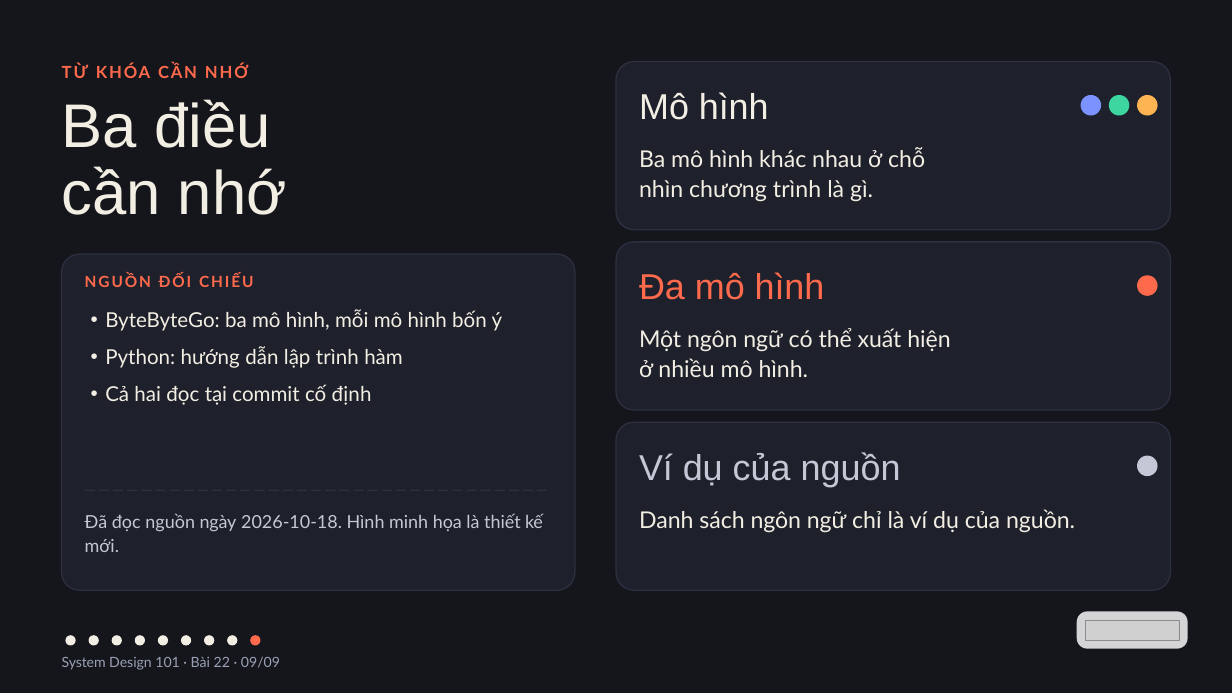
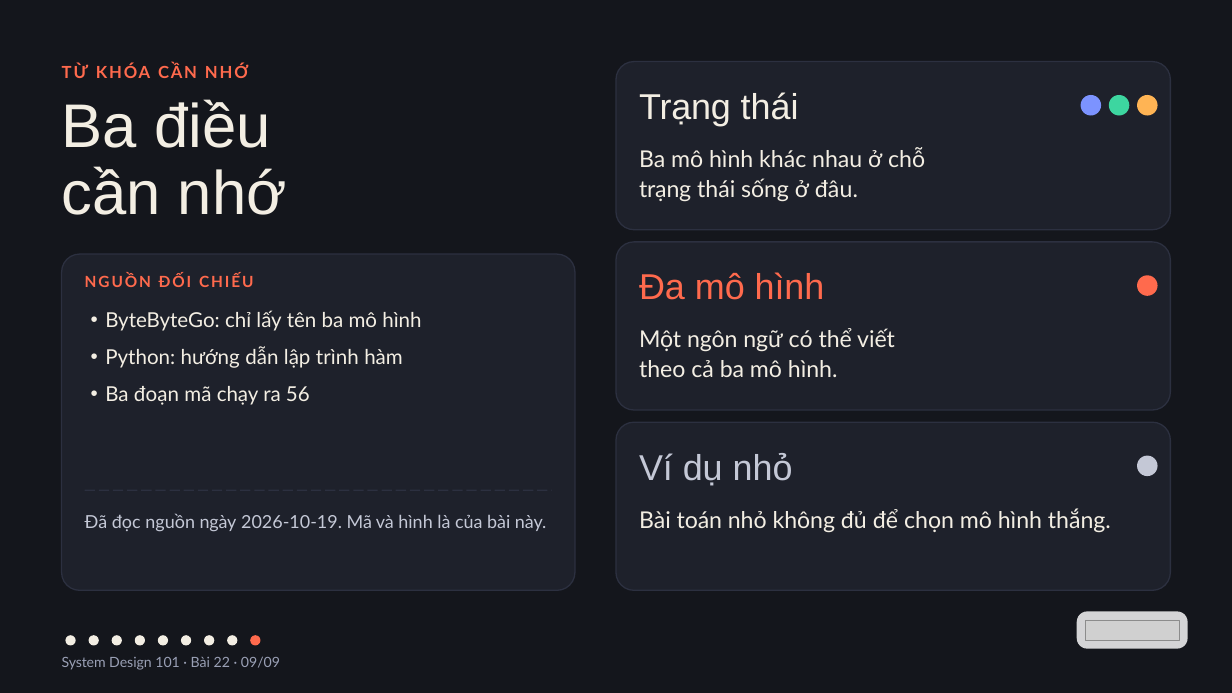
Before and after one commit to vohoailinh90/tool-marketing-studio, a slide deck: slide 9 of system-design-101/vi/lessons/sd-10-022/slides/sd-10-022.pptx. Drawn at 1232x693 pixels with LibreOffice and Linux fonts; fonts in the diff are those of the drawing; grey boxes stand for pictures. Boxes give left, top, right and bottom in pixels: in the first picture for what was removed or moved away, otherwise in the second. Text is boxed around its words. In the diff, an @@ line names an element or a change of style, - is before the commit and + after.

```diff
--- a/system-design-101/vi/lessons/sd-10-022/slides/sd-10-022.pptx
+++ b/system-design-101/vi/lessons/sd-10-022/slides/sd-10-022.pptx
@@ text at <box>639,92,799,126</box>: text changed @@
-Mô hình
+Trạng thái
@@ text at <box>639,178,858,202</box>: text changed @@
-nhìn chương trình là gì.
+trạng thái sống ở đâu.
@@ text at <box>105,310,421,331</box>: text changed @@
-• ByteByteGo: ba mô hình, mỗi mô hình bốn ý
+• ByteByteGo: chỉ lấy tên ba mô hình
@@ text at <box>639,328,895,377</box>: text changed @@
-Một ngôn ngữ có thể xuất hiện
-ở nhiều mô hình.
+Một ngôn ngữ có thể viết
+theo cả ba mô hình.
@@ text at <box>105,386,310,405</box>: text changed @@
-• Cả hai đọc tại commit cố định
+• Ba đoạn mã chạy ra 56
@@ text at <box>639,453,793,486</box>: text changed @@
-Ví dụ của nguồn
+Ví dụ nhỏ
@@ text at <box>639,508,1111,533</box>: text changed @@
-Danh sách ngôn ngữ chỉ là ví dụ của nguồn.
+Bài toán nhỏ không đủ để chọn mô hình thắng.
@@ text at <box>85,513,546,532</box>: text changed @@
-Đã đọc nguồn ngày 2026-10-18. Hình minh họa là thiết kế mới.
+Đã đọc nguồn ngày 2026-10-19. Mã và hình là của bài này.
```
Also in this commit, not shown: 8 other slides changed.
